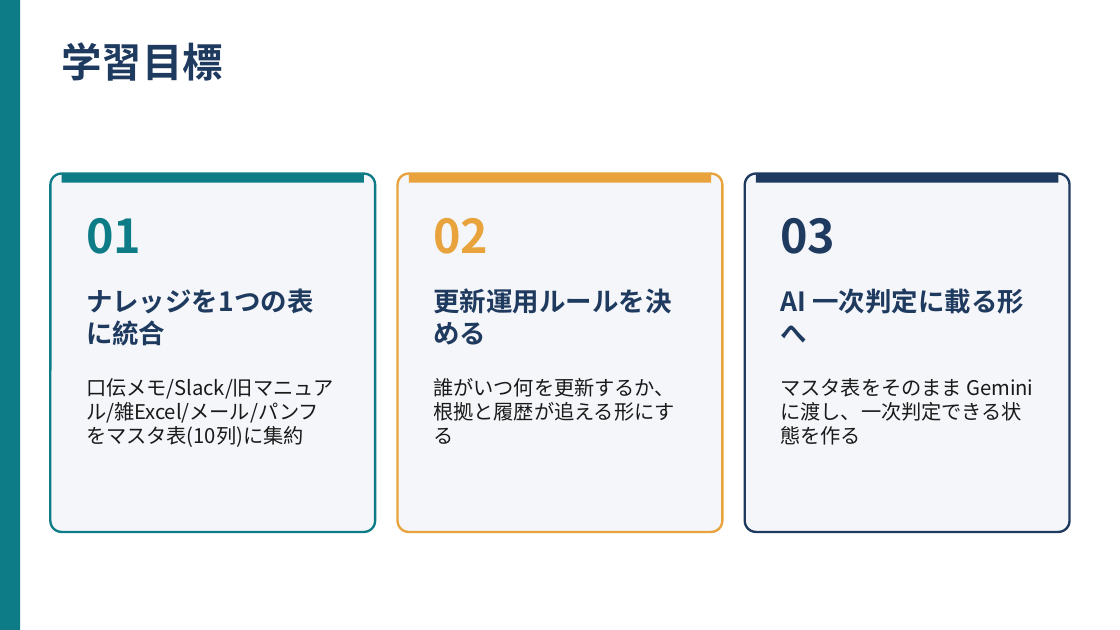
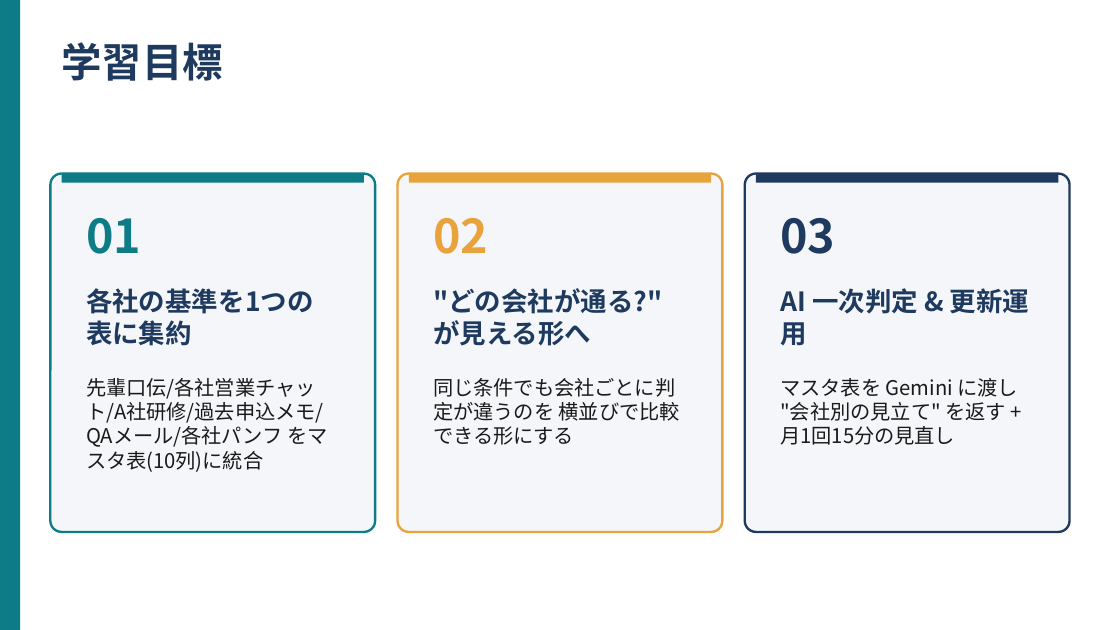
Before and after one commit to kana-story-321/github.io, a slide deck: slide 2 of lecture_pptx/out/s15/ワーク01.pptx. Drawn at 1120x630 pixels with LibreOffice and Linux fonts; fonts in the diff are those of the drawing. Boxes give left, top, right and bottom in pixels: in the first picture for what was removed or moved away, otherwise in the second. Text is boxed around its words. In the diff, an @@ line names an element or a change of style, - is before the commit and + after.

```diff
--- a/lecture_pptx/out/s15/ワーク01.pptx
+++ b/lecture_pptx/out/s15/ワーク01.pptx
@@ text at (86, 288, 314, 314): text changed @@
-ナレッジを1つの表に統合
+各社の基準を1つの表に集約
@@ text at (433, 288, 663, 346): text changed @@
-更新運用ルールを決める
+"どの会社が通る?" が見える形へ
@@ text at (780, 288, 1029, 346): text changed @@
-AI 一次判定に載る形へ
+AI 一次判定 & 更新運用
@@ text at (86, 378, 327, 472): text changed @@
-口伝メモ/Slack/旧マニュアル/雑Excel/メール/パンフ をマスタ表(10列)に集約
+先輩口伝/各社営業チャット/A社研修/過去申込メモ/QAメール/各社パンフ をマスタ表(10列)に統合
@@ text at (433, 378, 680, 445): text changed @@
-誰がいつ何を更新するか、根拠と履歴が追える形にする
+同じ条件でも会社ごとに判定が違うのを 横並びで比較できる形にする
@@ text at (780, 378, 1018, 445): text changed @@
-マスタ表をそのまま Gemini に渡し、一次判定できる状態を作る
+マスタ表を Gemini に渡し "会社別の見立て" を返す + 月1回15分の見直し
```
Also in this commit, not shown: 7 other slides changed, 19 other files.
